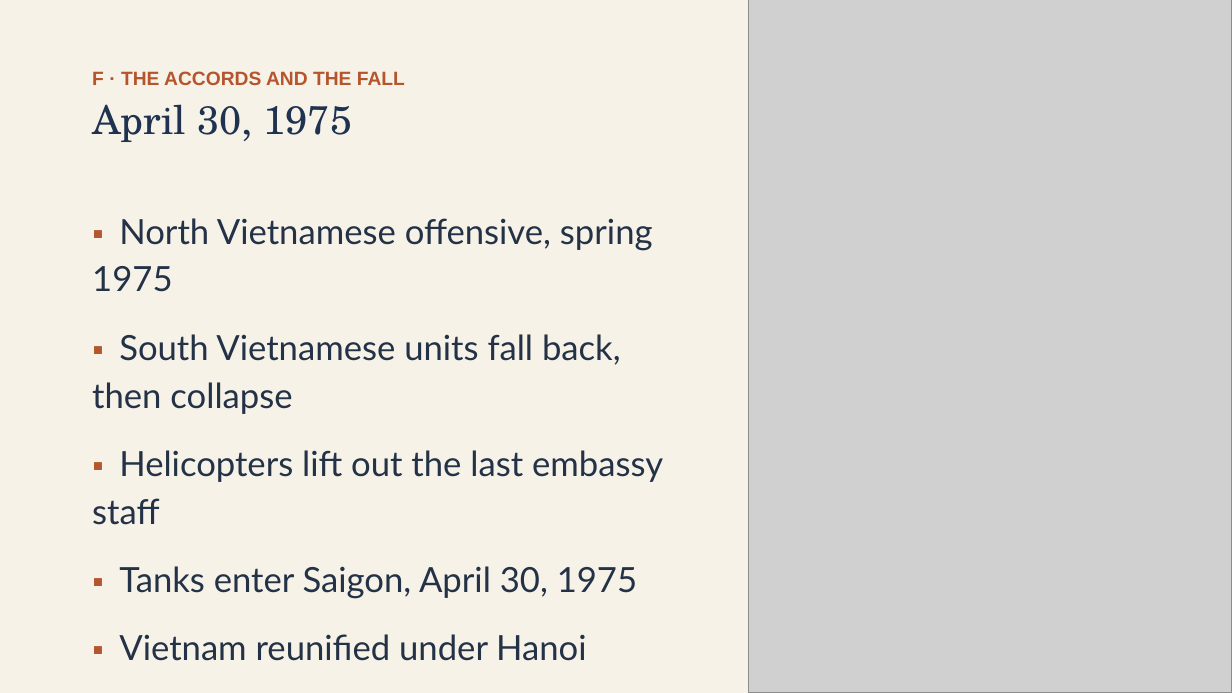
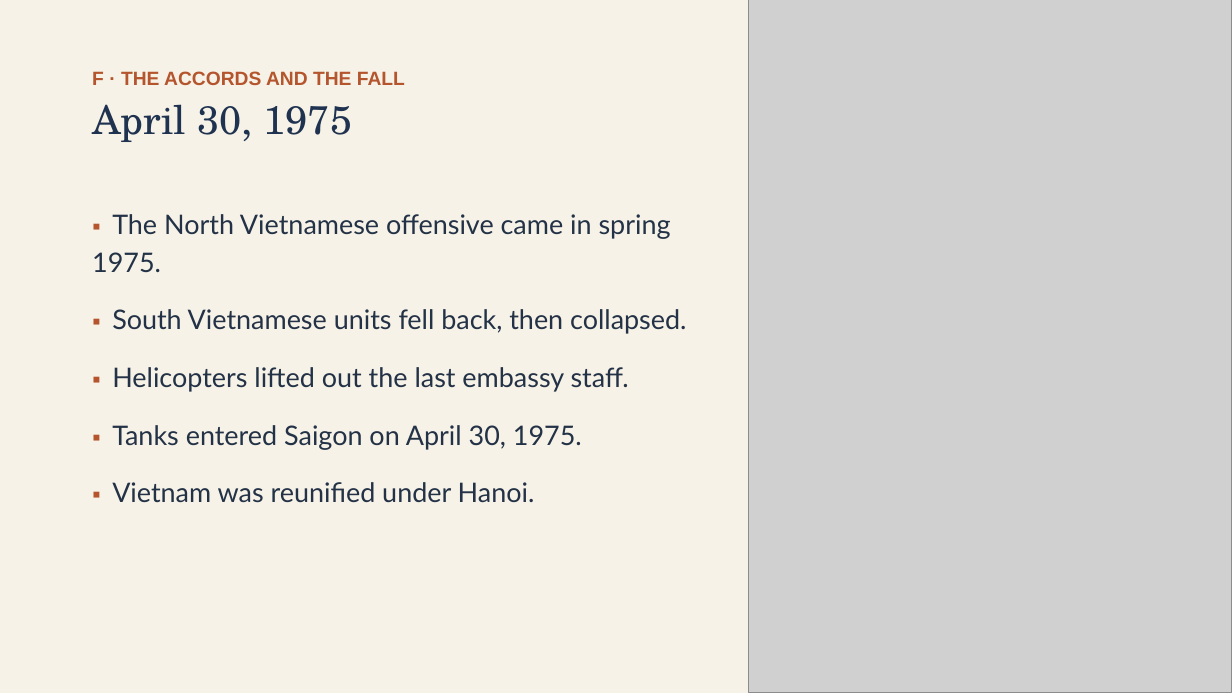
Before and after one commit to ab17gthb/humanities-curriculum-group, a slide deck: slide 21 of cold-war/lesson-06/lesson-06-slides.pptx. Drawn at 1232x693 pixels with LibreOffice and Linux fonts; fonts in the diff are those of the drawing; grey boxes stand for pictures. Boxes give left, top, right and bottom in pixels: in the first picture for what was removed or moved away, otherwise in the second. Text is boxed around its words. In the diff, an @@ line names an element or a change of style, - is before the commit and + after.

Commit message:
Rollout: Cold War L6 reworked and live (Vietnam: The War Containment Built)

```diff
--- a/cold-war/lesson-06/lesson-06-slides.pptx
+++ b/cold-war/lesson-06/lesson-06-slides.pptx
@@ text at (92,214,686,503): text changed; size 27 to 21 pt @@
-▪ North Vietnamese offensive, spring 1975
-▪ South Vietnamese units fall back, then collapse
-▪ Helicopters lift out the last embassy staff
-▪ Tanks enter Saigon, April 30, 1975
-▪ Vietnam reunified under Hanoi
+▪ The North Vietnamese offensive came in spring 1975.
+▪ South Vietnamese units fell back, then collapsed.
+▪ Helicopters lifted out the last embassy staff.
+▪ Tanks entered Saigon on April 30, 1975.
+▪ Vietnam was reunified under Hanoi.
```
Also in this commit, not shown: 12 other slides changed, 6 other files.
